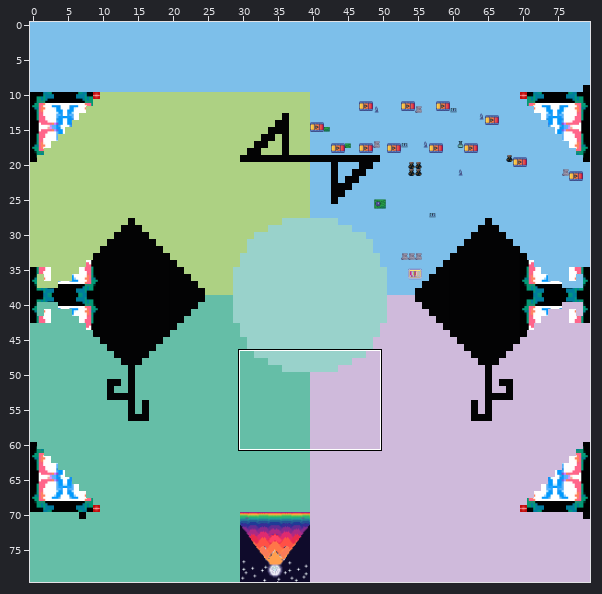
Level history. Tiled map: WA_2022.tmx. Above, an overview of the earlier version with the close-up marked.
Close-up. Before the edit:
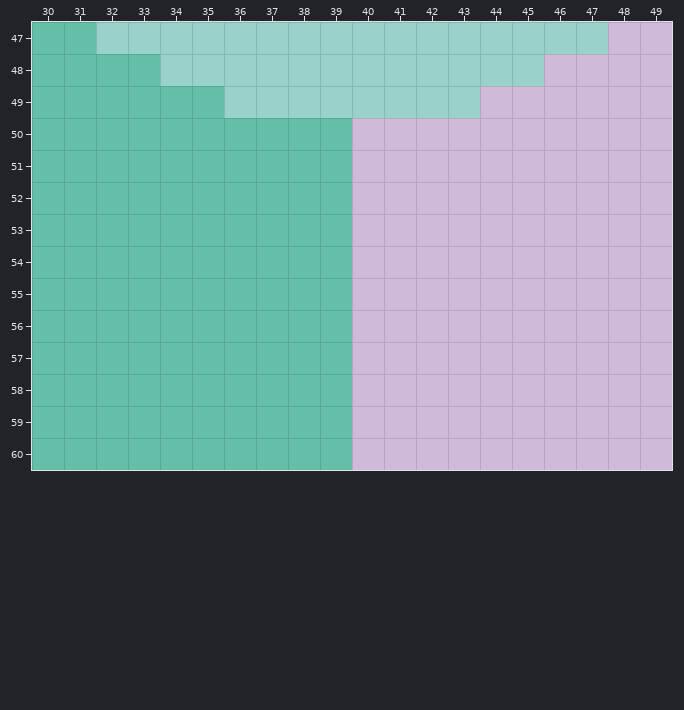
Cells are 32x32 px. Shown: x 30..49, y 47..60. The commit also changed other parts of the map, which this record leaves out.
The result:
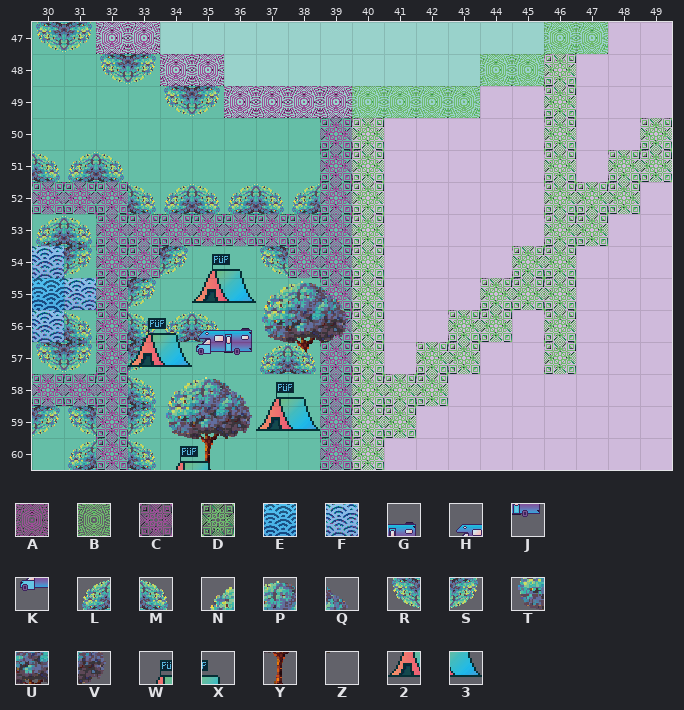
Key: from "Tilset_grounds": A 21, B 25, C 35, D 39; from "Tilset_objects": E 0, F 3, G 4 flipped left-right, H 5 flipped left-right, J 20 flipped left-right, K 21 flipped left-right, L 32, M 33, N 34, P 35, Q 36, R 48, S 49, T 50, U 51, V 52, W 64, X 65, Y 67, Z 68, 2 80, 3 81.
_ is an empty cell.
Tiles of an added or newly shown layer are drawn over the layers below it.
Difference:
Layer "Mustern" (now shown):
Tile A now appears in row 47 at x 32 to 33; in row 48 at x 34 to 35; in row 49 at x 36 to 39.
Tile B now appears in row 47 at x 46 to 47; in row 48 at x 44 to 45; in row 49 at x 40 to 43.
Tile C now appears in rows 50 to 51 at x 39; in row 52 at x 30 to 32 and 39; in row 53 at x 32 to 39; in row 54 at x 32 to 33 and 38 to 39; in rows 55 to 57 at x 32 and 39; in row 58 at x 30 to 32 and 39.
Tile C now appears in rows 59 to 60 at x 32 and 39.
Tile D now appears in rows 48 to 49 at x 46; in row 50 at x 40, 46 and 49; in row 51 at x 40, 46 and 48 to 49; in row 52 at x 40 and 46 to 48; in row 53 at x 40 and 46 to 47; in row 54 at x 40 and 45 to 46.
Tile D now appears in row 55 at x 40 and 44 to 46; in row 56 at x 40, 43 to 44 and 46; in row 57 at x 40, 42 to 43 and 46; in row 58 at x 40 to 42; in row 59 at x 40 to 41; in row 60 at x 40.
Tile M now appears in row 52 at x 33.
Layer "Objekte_hinter" (now shown):
Tile E now appears in row 55 at x 30.
Tile F now appears in row 54 at x 30; in row 55 at x 31; in row 56 at x 30.
Tile L now appears in row 51 at x 31; in row 52 at x 34, 36 and 38; in row 53 at x 30; in row 56 at x 34; in row 60 at x 31.
Tile M now appears in row 51 at x 30 and 32; in row 52 at x 35 and 37; in row 53 at x 31; in row 56 at x 31, 33 and 35; in row 58 at x 33; in row 60 at x 33.
Tile R now appears in row 47 at x 30; in row 48 at x 32; in row 49 at x 34; in row 54 at x 37; in row 57 at x 30; in row 59 at x 31.
Tile S now appears in row 47 at x 31; in row 48 at x 33; in row 49 at x 35; in row 54 at x 31; in row 57 at x 31 and 33; in row 59 at x 30 and 33.
Tile Y now appears in row 57 at x 38; in row 60 at x 35.
Layer "Objekte" (now shown):
Tile 2 now appears in row 55 at x 35; in row 57 at x 33; in row 59 at x 37.
Tile 3 now appears in row 55 at x 36; in row 57 at x 34; in row 59 at x 38.
Tile G now appears in row 56 at x 36.
Tile H now appears in row 56 at x 35.
Tile J now appears in row 57 at x 36.
Tile K now appears in row 57 at x 35.
Tile L now appears in row 57 at x 37.
Tile M now appears in row 57 at x 38.
Tile N now appears in row 55 at x 37; in row 58 at x 34.
Tile P now appears in row 55 at x 38; in row 58 at x 35.
Tile Q now appears in row 55 at x 39; in row 58 at x 36.
Tile S now appears in row 54 at x 34; in row 55 at x 33.
Tile T now appears in row 56 at x 37; in row 59 at x 34.
Tile U now appears in row 56 at x 38; in row 59 at x 35.
Tile V now appears in row 56 at x 39; in row 59 at x 36.
Tile W now appears in row 54 at x 35; in row 56 at x 33; in row 58 at x 37; in row 60 at x 34.
Tile X now appears in row 54 at x 36; in row 56 at x 34; in row 58 at x 38; in row 60 at x 35.
Tile Z now appears in row 57 at x 39.
Pixel boxes of the changes (left, top, right, bottom) in both close-ups:
added: (32, 22, 672, 470)
